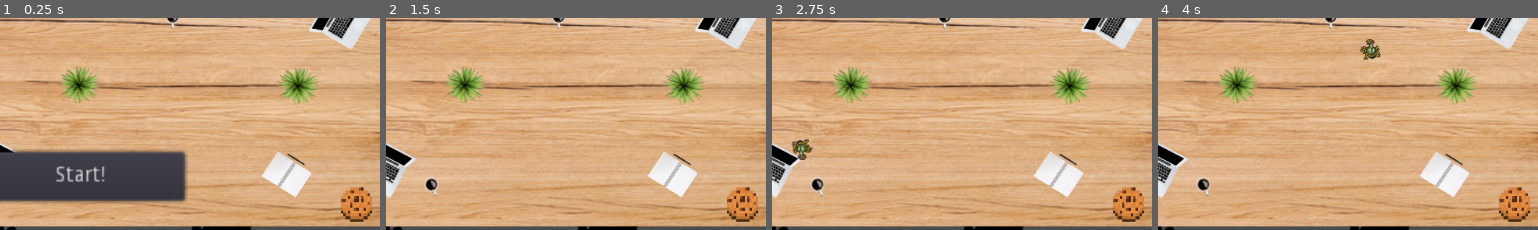
Above: before the commit, frames 1-4 (left to right).
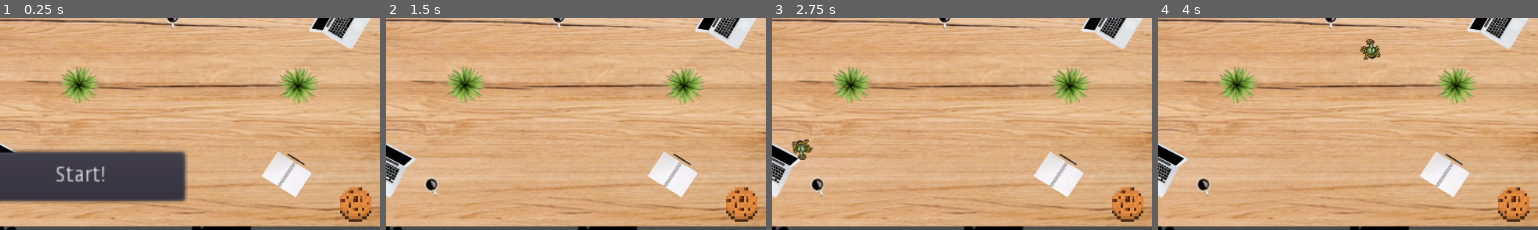
Above: after the commit, the same moments.

Repository: CS3398-Titan-HelloWorld/RoombaAttack
Game: Godot game, scene res://Main.tscn
Same seed, same stepped clock (60 frames per second), same inputs: the game is played once before the commit and once after it.
Inputs:
- Up to frame 1 (0.25 s): no input
- Up to frame 2 (1.5 s): click "Start!" at 0.5 s; tap Enter at 1.25 s; hold Right (ui_right) from 1.28 s (still down)
- Up to frame 3 (2.75 s): release Right (ui_right) at 2.03 s; hold Down (ui_down) from 2.03 s (still down)
- Up to frame 4 (4 s): release Down (ui_down) at 2.78 s; hold Right (ui_right) 2.78-3.53 s; hold Up (ui_up) from 3.53 s (still down)
The pictures show only the part of the screen within x 39-89%, y 35-85%; the shares and areas given below are measured in that part.

The runs differ from the first frame. In frame 1, 0.3% of the frame differs, in the area x 89-98%, y 79-97%; in frame 2, 0.3%; in frame 3, 0.3%; in frame 4, 0.3%.

Commit message:
Updates to main and addition of Cookie scene.

Diff:
--- a/RoombaAttack/EndPosition.gd
+++ b/RoombaAttack/EndPosition.gd
@@ -1,5 +1,5 @@
 extends Area2D
-
+signal hit
 # class member variables go here, for example:
 # var a = 2
 # var b = "textvar"
--- /dev/null
+++ b/RoombaAttack/EndPosition.tscn
@@ -0,0 +1,39 @@
+[gd_scene load_steps=4 format=2]
+
+[ext_resource path="res://EndPosition.gd" type="Script" id=1]
+[ext_resource path="res://Sprites/CookieSpritebig.png" type="Texture" id=2]
+
+[sub_resource type="CircleShape2D" id=3]
+
+custom_solver_bias = 0.0
+radius = 266.656
+
+[node name="EndPosition2" type="Area2D" index="0"]
+
+input_pickable = true
+gravity_vec = Vector2( 0, 1 )
+gravity = 98.0
+linear_damp = 0.1
+angular_damp = 1.0
+audio_bus_override = false
+audio_bus_name = "Master"
+script = ExtResource( 1 )
+__meta__ = {
+"_edit_lock_": true
+}
+
+[node name="Sprite" type="Sprite" parent="." index="0"]
+
+position = Vector2( 878.731, 452.331 )
+scale = Vector2( 0.079072, 0.083348 )
+texture = ExtResource( 2 )
+_sections_unfolded = [ "Transform", "Visibility" ]
+
+[node name="CollisionShape2D" type="CollisionShape2D" parent="." index="1"]
+
+position = Vector2( 879.766, 450.836 )
+scale = Vector2( 0.0882163, 0.0819034 )
+shape = SubResource( 3 )
+_sections_unfolded = [ "Transform" ]
+
+[connection signal="hit" from="." to="." method="_on_EndPosition2_hit"]
--- a/RoombaAttack/Main.gd
+++ b/RoombaAttack/Main.gd
@@ -37,8 +37,5 @@
 func _input(event):
 	if Input.is_action_pressed("ui_escape"):
 		get_tree().quit()
-
-
-
 func _on_EndPosition_body_entered(body):
 	game_over()
--- a/RoombaAttack/Main.tscn
+++ b/RoombaAttack/Main.tscn
@@ -1,8 +1,8 @@
-[gd_scene load_steps=9 format=2]
+[gd_scene load_steps=8 format=2]
 
 [ext_resource path="res://Main.gd" type="Script" id=1]
 [ext_resource path="res://LevelMap.tscn" type="PackedScene" id=2]
-[ext_resource path="res://Sprites/CookieSpritebig.png" type="Texture" id=3]
+[ext_resource path="res://EndPosition.tscn" type="PackedScene" id=3]
 [ext_resource path="res://Player.tscn" type="PackedScene" id=4]
 [ext_resource path="res://PausePanel.gd" type="Script" id=5]
 [ext_resource path="res://GUI.tscn" type="PackedScene" id=6]
@@ -13,11 +13,6 @@
 _data = {
 "points": PoolVector2Array( 0, 0, 0, 0, -0.842529, 1.0733, 0, 0, 0, 0, 1022.16, -0.287079, 0, 0, 0, 0, 1020.8, 596.917, 0, 0, 0, 0, -2.20291, 595.557, 0, 0, 0, 0, -0.842529, 1.0733 )
 }
-
-[sub_resource type="RectangleShape2D" id=2]
-
-custom_solver_bias = 0.0
-extents = Vector2( 114.058, 13.4603 )
 
 [node name="Main" type="Node"]
 
@@ -59,7 +54,7 @@
 
 position = Vector2( -0.842529, 1.0733 )
 rotation = -0.00132979
-scale = Vector2( 2, 1e-005 )
+scale = Vector2( 2, 1e-05 )
 offset = 0.0
 h_offset = 0.0
 v_offset = 0.0
@@ -70,32 +65,16 @@
 
 [node name="LevelMap" parent="." index="5" instance=ExtResource( 2 )]
 
-[node name="EndPosition" type="Area2D" parent="." index="6"]
+[node name="EndPosition" parent="." index="6" instance=ExtResource( 3 )]
 
-input_pickable = true
-gravity_vec = Vector2( 0, 1 )
-gravity = 98.0
-linear_damp = 0.1
-angular_damp = 1.0
-audio_bus_override = false
-audio_bus_name = "Master"
-
-[node name="Sprite" type="Sprite" parent="EndPosition" index="0"]
-
-position = Vector2( 880.058, 452.331 )
-scale = Vector2( 0.0790723, 0.0833476 )
-texture = ExtResource( 3 )
-
-[node name="CollisionShape2D" type="CollisionShape2D" parent="EndPosition" index="1"]
-
-position = Vector2( 879.975, 451.999 )
-scale = Vector2( 0.204519, 1.65752 )
-shape = SubResource( 2 )
+collision_layer = 2
+_sections_unfolded = [ "Collision" ]
 
 [node name="Player" parent="." index="7" instance=ExtResource( 4 )]
 
 position = Vector2( 191.777, 259.279 )
-_sections_unfolded = [ "Collision", "Transform", "Visibility" ]
+collision_mask = 0
+_sections_unfolded = [ "Collision", "Pickable", "Transform", "Visibility", "collision" ]
 
 [node name="PausePanel" type="Panel" parent="." index="8"]
 
